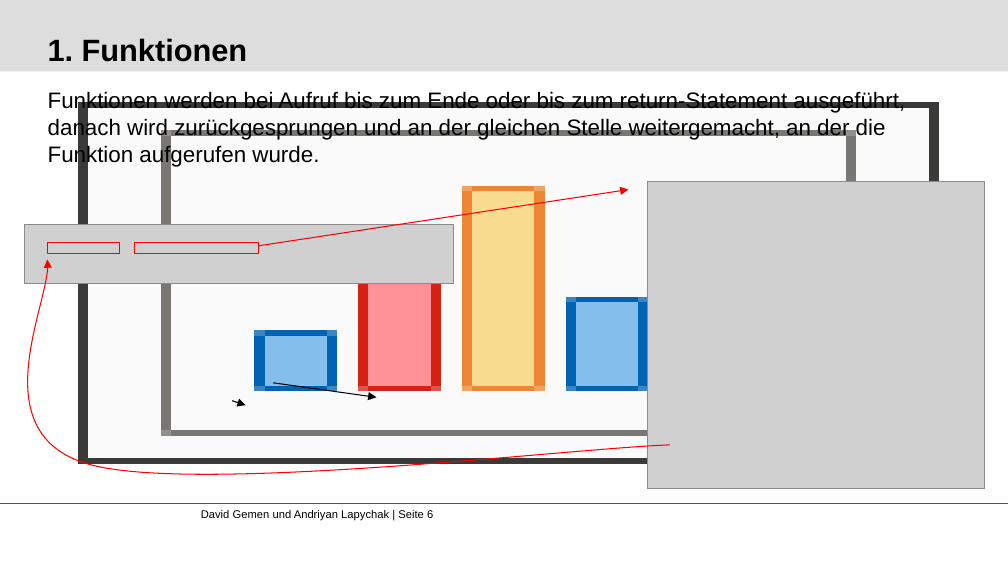
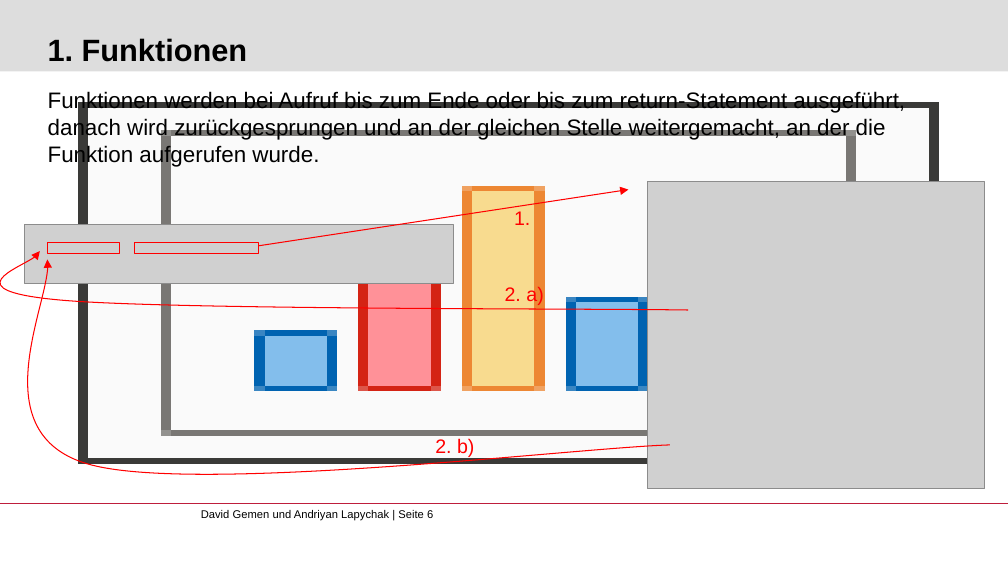
Before and after one commit to gemdav/Programmieren-1-Tutorium, a slide deck: slide 6 of slides/03_functions_classes_packages.pptx. Drawn at 1008x567 pixels with LibreOffice and Linux fonts; fonts in the diff are those of the drawing; grey boxes stand for pictures; background and template pictures are left out. Boxes give left, top, right and bottom in pixels: in the first picture for what was removed or moved away, otherwise in the second. Text is boxed around its words. In the diff, an @@ line names an element or a change of style, - is before the commit and + after.

Commit message:
lesson 05

```diff
--- a/slides/03_functions_classes_packages.pptx
+++ b/slides/03_functions_classes_packages.pptx
@@ text added at (514,211,530,225), 14 pt, text #FF0000 @@
+1.
@@ freeform shape added at (7,251,688,309), outline #FF0000 0.75 pt @@
@@ text added at (505,286,543,306), 14 pt, text #FF0000 @@
+2. a)
@@ arrow removed from (273, 383) to (376, 397) @@
@@ arrow removed from (232, 400) to (246, 405) @@
@@ text added at (435,438,474,457), 14 pt, text #FF0000 @@
+2. b)
```
